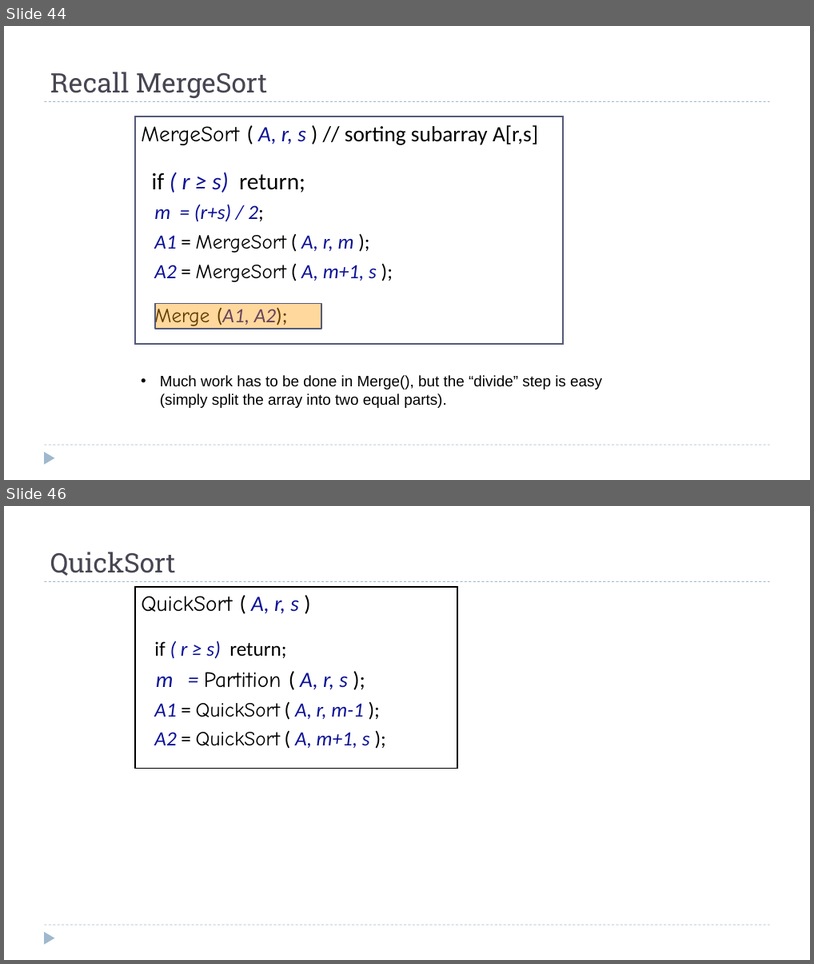
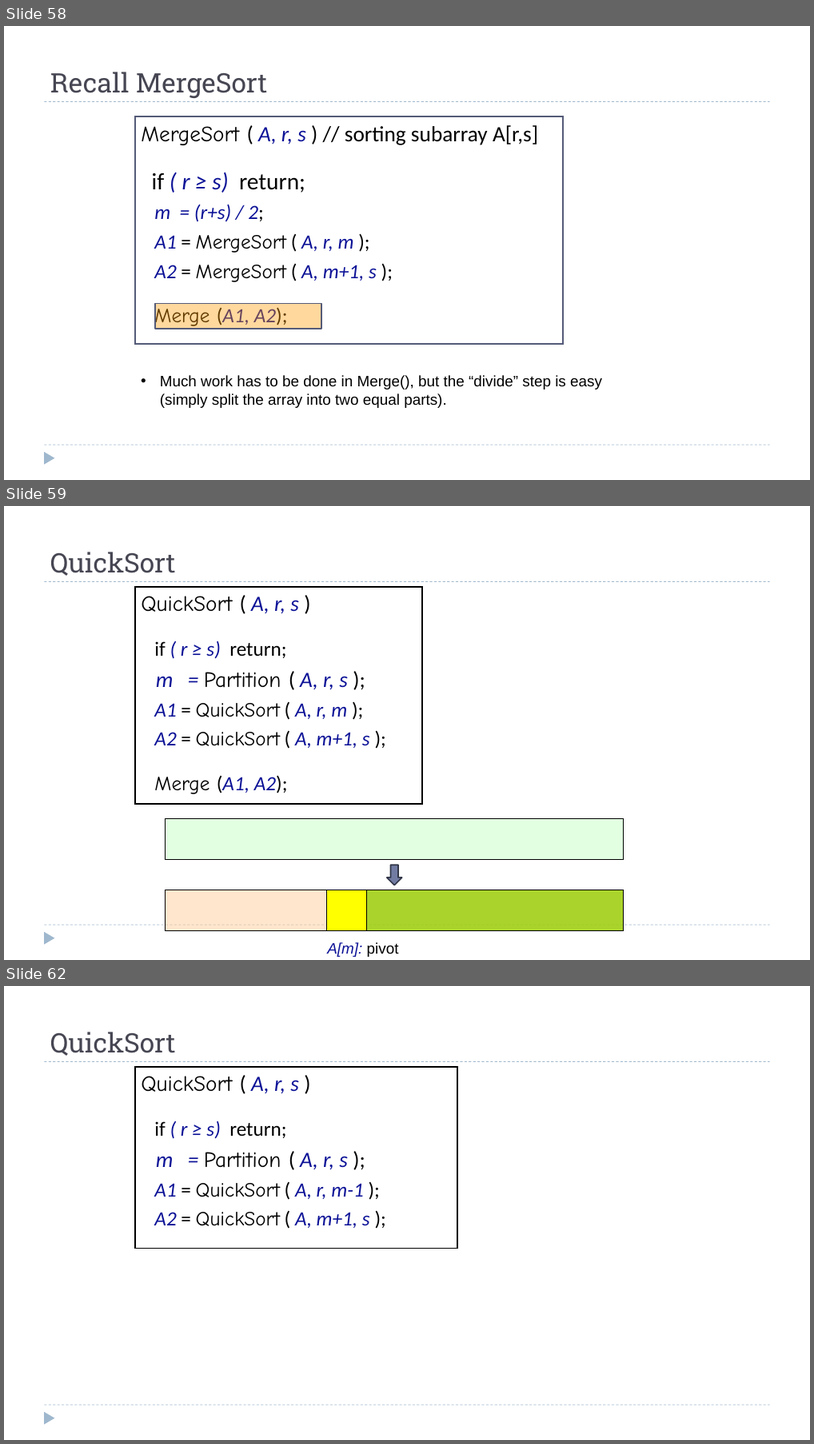
Before and after one commit to dsc-courses/dsc40b-2025-wi, a slide deck: materials/lectures/07-quickselect/slides.pptx. Shown one above the other, each under a label of ours: slides 44 and 46 before the commit, slides 58, 59 and 62 after it; the slides between them are not shown. The pictures are 814x964 and 814x1444 pixels, drawn with LibreOffice and Linux fonts; fonts in the diff are those of the drawing; grey boxes stand for pictures. Boxes give left, top, right and bottom in pixels: in the first picture for what was removed or moved away, otherwise in the second. Text is boxed around its words. In the diff, an @@ line names an element or a change of style, - is before the commit and + after.

```diff
--- a/materials/lectures/07-quickselect/slides.pptx
+++ b/materials/lectures/07-quickselect/slides.pptx
@@ slide 59 added at [4, 506, 810, 960], background #FFFFFF; not listed: 3 template elements that a slide beside it also shows @@
@@ title added at [50, 552, 176, 576], 32 pt, text #464653 @@
+QuickSort
@@ text added at [135, 587, 422, 803], outline #000000 1.75 pt, 24 pt, text #000000 @@
+QuickSort ( A, r, s )
+if ( r ≥ s) return;
+m = Partition ( A, r, s );
+A1 = QuickSort ( A, r, m );
+A2 = QuickSort ( A, m+1, s );
+Merge (A1, A2);
@@ rectangle added at [166, 819, 624, 860], fill #CCFFCC at 56% opacity, outline #000000 0.75 pt @@
@@ down arrow added at [387, 864, 402, 884], fill #727CA3, outline #323647 1.5 pt @@
@@ group added at [166, 890, 624, 956]: 3 rectangles, 1 text @@
+A[m]: pivot
@@ what was slide 44 is now slide 58 @@
@@ what was slide 46 is now slide 62 @@
```
Also in this commit, not shown: 5 slides changed, 18 other slides added, 20 other files.
